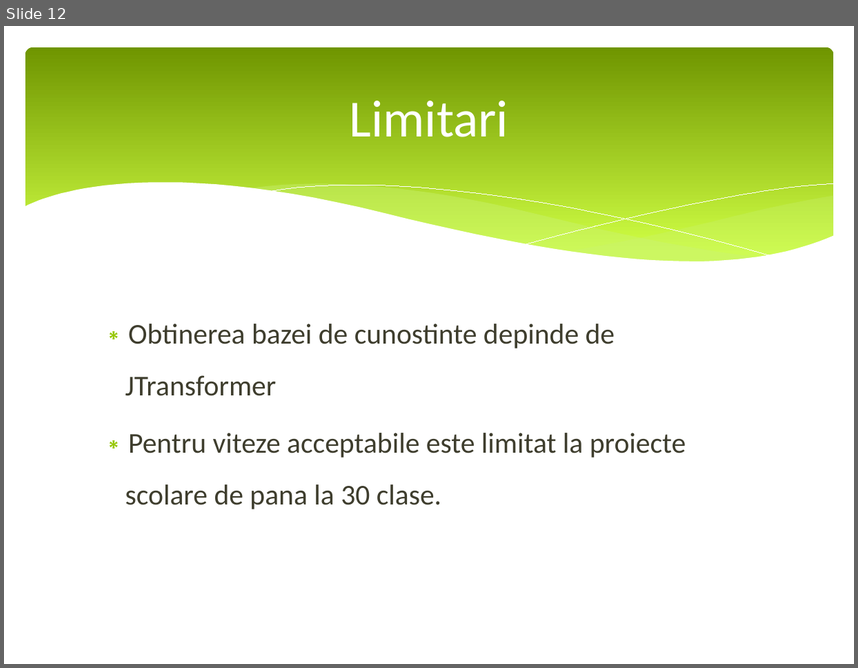
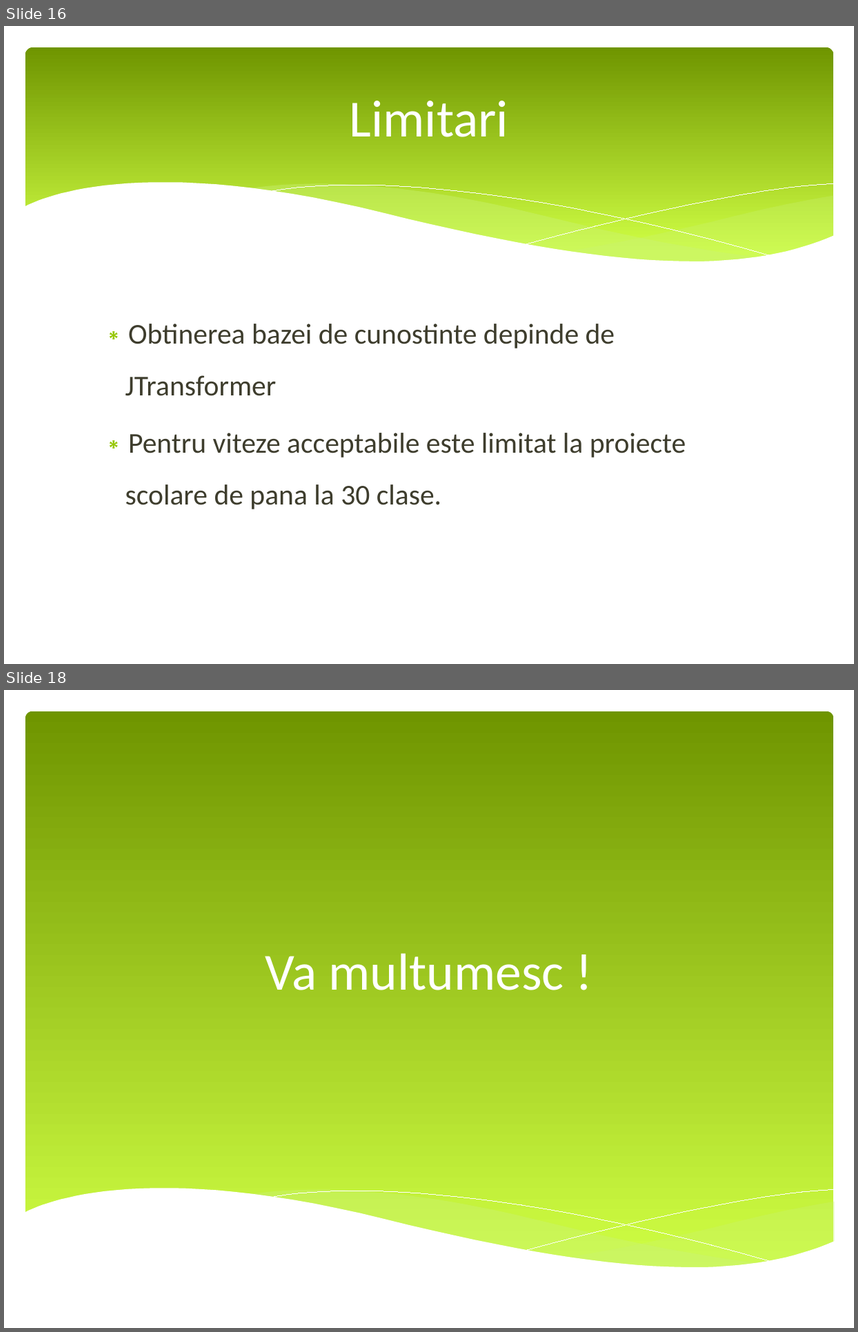
Before and after one commit to vladlep/licentavlad, a slide deck: doc/Prezentare licenta.pptx. Shown one above the other, each under a label of ours: slide 12 before the commit, slides 16 and 18 after it; the slides between them are not shown. The pictures are 858x668 and 858x1332 pixels, drawn with LibreOffice and Linux fonts; fonts in the diff are those of the drawing. Boxes give left, top, right and bottom in pixels: in the first picture for what was removed or moved away, otherwise in the second. Text is boxed around its words. In the diff, an @@ line names an element or a change of style, - is before the commit and + after.

```diff
--- a/doc/Prezentare licenta.pptx
+++ b/doc/Prezentare licenta.pptx
@@ slide 18 added at (x1=4, y1=690, x2=854, y2=1328), background #FFFFFF @@
@@ rounded rectangle added at (x1=25, y1=711, x2=834, y2=1272), fill gradient #6F9400 to #D0FF44 @@
@@ title added at (x1=266, y1=953, x2=564, y2=990), 49 pt, text #FFFFFF @@
+Va multumesc !
@@ group added at (x1=24, y1=1188, x2=835, y2=1312): 5 freeform shapes @@
@@ what was slide 12 is now slide 16 @@
```
Also in this commit, not shown: 2 slides changed, 4 other slides added.
